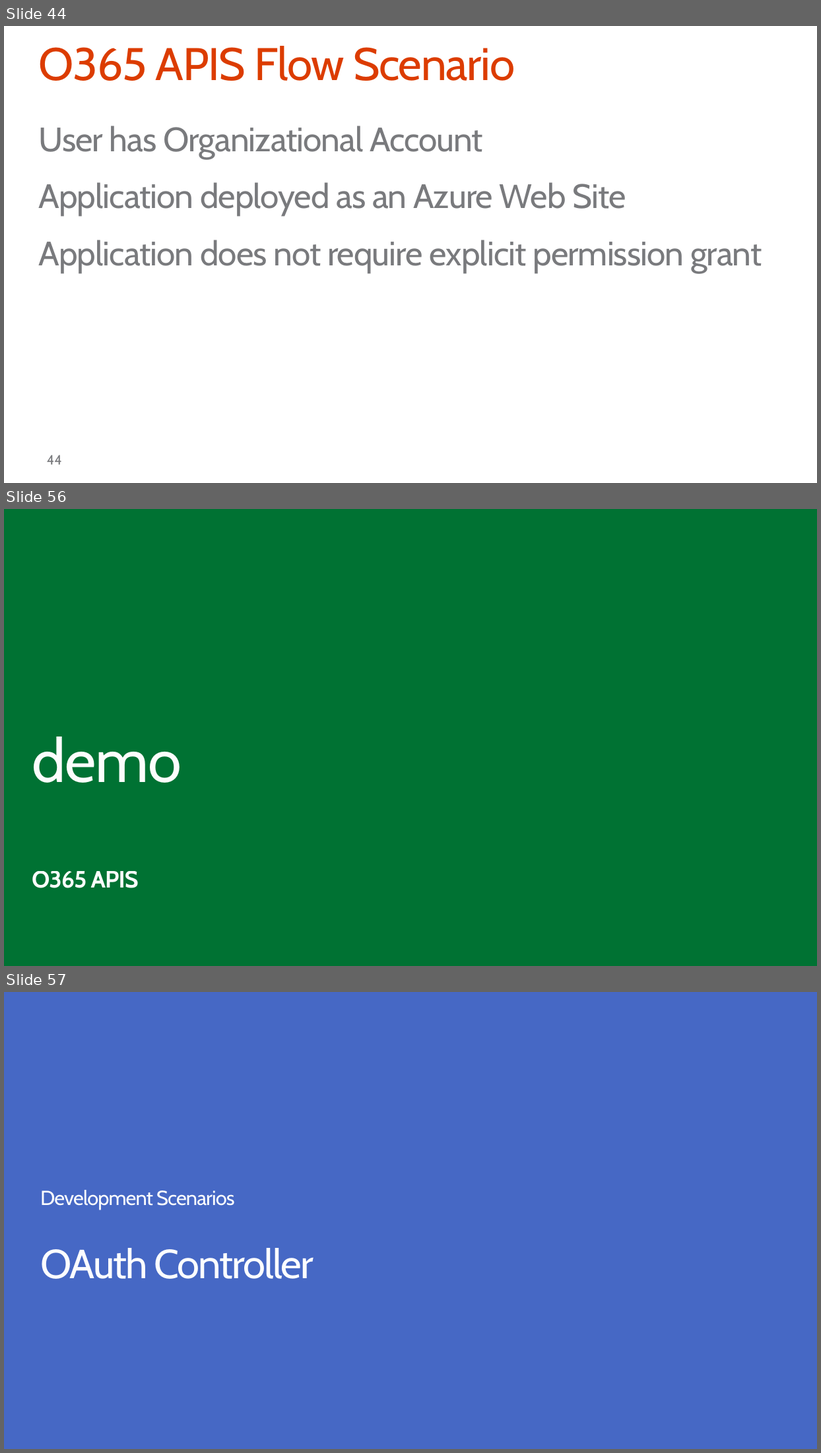
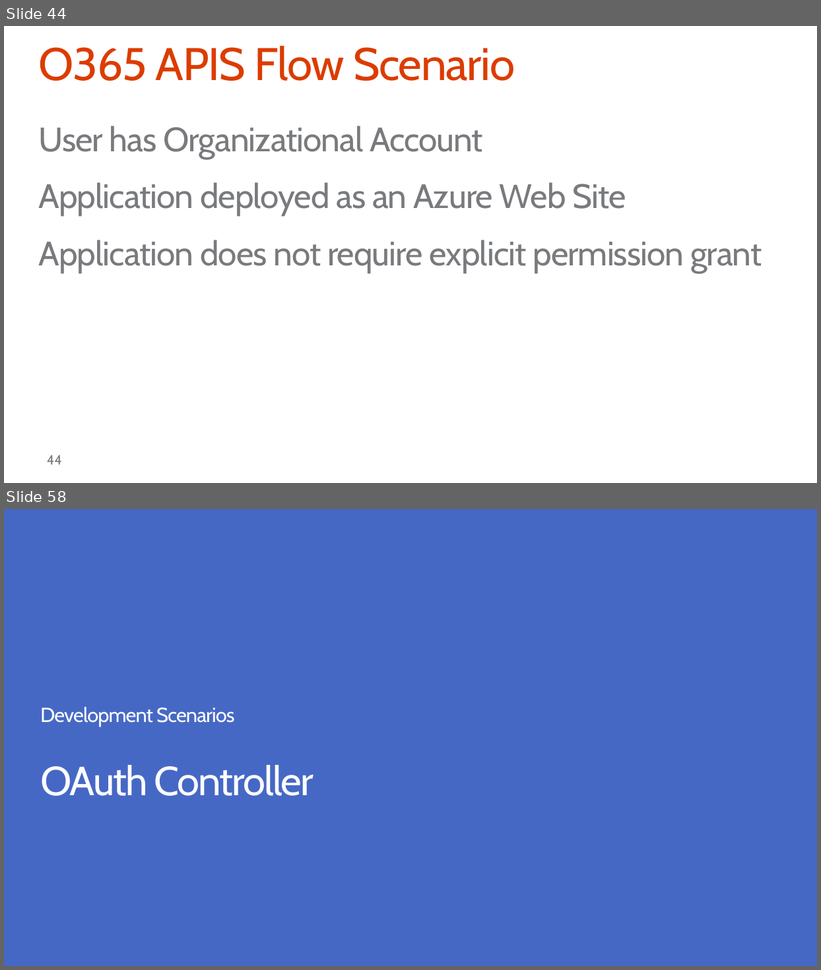
Before and after one commit to OfficeDev/TrainingContent, a slide deck: O3652-7 Deep Dive into Security and OAuth/O3652-7 Deep Dive into Security and OAuth.pptx. Shown one above the other, each under a label of ours: slides 44, 56 and 57 before the commit, slides 44 and 58 after it; the slides between them are not shown. The pictures are 821x1453 and 821x970 pixels, drawn with LibreOffice and Linux fonts; fonts in the diff are those of the drawing; background and template pictures are left out. Boxes give left, top, right and bottom in pixels: in the first picture for what was removed or moved away, otherwise in the second. Text is boxed around its words. In the diff, an @@ line names an element or a change of style, - is before the commit and + after.

```diff
--- a/O3652-7 Deep Dive into Security and OAuth/O3652-7 Deep Dive into Security and OAuth.pptx
+++ b/O3652-7 Deep Dive into Security and OAuth/O3652-7 Deep Dive into Security and OAuth.pptx
@@ slide 56 removed at <box>4,509,817,966</box>, background #007233 @@
@@ text removed at <box>32,737,182,783</box> @@
-demo
@@ subtitle removed at <box>32,871,139,889</box> @@
-O365 APIS
@@ what was slide 57 is now slide 58 @@
```
Also in this commit, not shown: 18 slides changed, 3 slides added, 1 other slide removed.
